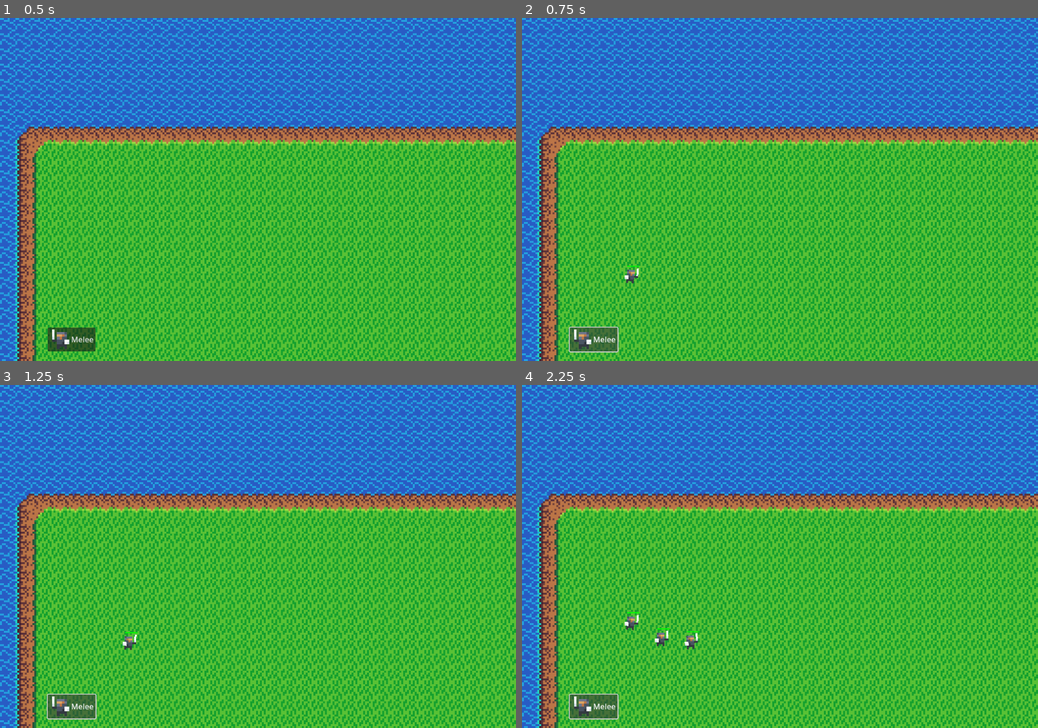
Above: before the commit, frames 1-4 (two rows, left to right).
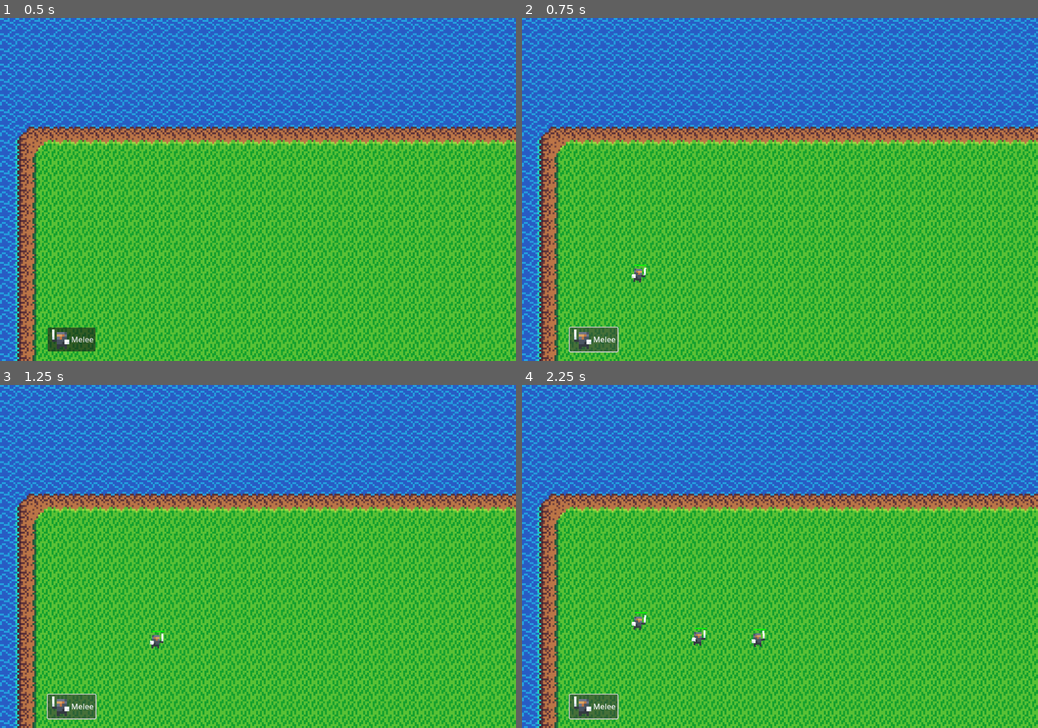
Above: after the commit, the same moments.

Repository: jeysu/pixel-wars
Game: Godot game, scene res://scenes/main.tscn
The game is run twice, just before and just after one commit, with the same random seed, the same clock (stepped at 60 frames per second) and the same inputs.
Inputs:
- Up to frame 1 (0.5 s): no input
- Up to frame 2 (0.75 s): click "Melee" at 0.5 s
- Up to frame 3 (1.25 s): no input
- Up to frame 4 (2.25 s): click "Melee" at 1.25 s; click "Melee" at 2 s

Frame 1 is identical in both runs. In frame 2, 0.1% of the frame differs, in the area x 19-25%, y 71-78%; in frame 3, 0.2%; in frame 4, 0.5%, in the area x 19-48%, y 66-78%.

Commit message:
Adjusting attack speed works now

Diff:
--- /dev/null
+++ b/scenes/base.tscn
@@ -0,0 +1,49 @@
+[gd_scene load_steps=7 format=3 uid="uid://gghqfmf5pyio"]
+
+[ext_resource type="Script" uid="uid://bw277ap6ekl5k" path="res://scripts/entity.gd" id="1_h5ip5"]
+[ext_resource type="Texture2D" uid="uid://b5xu7ce71l5cb" path="res://sprites/tileset.png" id="2_baglu"]
+
+[sub_resource type="AtlasTexture" id="AtlasTexture_t45w4"]
+atlas = ExtResource("2_baglu")
+region = Rect2(72, 0, 8, 8)
+
+[sub_resource type="RectangleShape2D" id="RectangleShape2D_4whkr"]
+size = Vector2(32, 32)
+
+[sub_resource type="StyleBoxLine" id="StyleBoxLine_gr72c"]
+color = Color(1, 0, 0, 1)
+thickness = 2
+
+[sub_resource type="StyleBoxLine" id="StyleBoxLine_m0cyi"]
+color = Color(0, 1, 0, 1)
+thickness = 2
+
+[node name="Entity" type="CharacterBody2D"]
+safe_margin = 0.5
+script = ExtResource("1_h5ip5")
+hp = 1000
+speed = 0
+attack_damage = 0
+
+[node name="Sprite2D" type="Sprite2D" parent="."]
+scale = Vector2(4, 4)
+texture = SubResource("AtlasTexture_t45w4")
+
+[node name="CollisionShape2D" type="CollisionShape2D" parent="."]
+shape = SubResource("RectangleShape2D_4whkr")
+
+[node name="Control" type="Control" parent="."]
+layout_mode = 3
+anchors_preset = 0
+offset_right = 40.0
+offset_bottom = 40.0
+
+[node name="HealthBar" type="ProgressBar" parent="Control"]
+layout_mode = 0
+offset_left = -14.0
+offset_top = -20.0
+offset_right = 14.0
+offset_bottom = -16.0
+theme_override_styles/background = SubResource("StyleBoxLine_gr72c")
+theme_override_styles/fill = SubResource("StyleBoxLine_m0cyi")
+show_percentage = false
--- a/scenes/mob.tscn
+++ b/scenes/mob.tscn
@@ -8,7 +8,7 @@
 region = Rect2(0, 8, 8, 8)
 
 [node name="Mob" groups=["mobs"] instance=ExtResource("1_4are2")]
-attack_damage = 9
+attack_speed = 2.0
 
-[node name="Sprite2D" parent="." index="0" groups=["mobs"]]
+[node name="Sprite2D" parent="." index="2" groups=["mobs"]]
 texture = SubResource("AtlasTexture_d4cuo")
--- a/scripts/attack.gd
+++ b/scripts/attack.gd
@@ -6,12 +6,14 @@
 
 var attack_time_elapsed := 0.0
 var degree_of_attack := 15
+var total_attack_duration := 0.0
 
 func setup(owner_entity):
 	entity = owner_entity
+	total_attack_duration = 1 / entity.attack_speed
 
 func update(delta):
-	if not entity:
+	if not entity or not collider:
 		return
 	# Trigger events if fighting
 	if is_fighting():
@@ -28,8 +30,8 @@
 
 func apply_attack(delta):
 	attack_time_elapsed += delta
-	if attack_time_elapsed >= 1 / entity.attack_speed:
-		take_attack(entity.attack_damage)
+	if attack_time_elapsed >= total_attack_duration:
+		collider.get_node("Attack").take_attack(entity.attack_damage)
 		attack_time_elapsed = 0
 
 func take_attack(enemy_attack_damage):
@@ -39,12 +41,17 @@
 		entity.queue_free()
 
 func play_attack_animation(delta):
-	var peak_animation := 0.9
-	var attack_time_normalized
+	var peak_animation_ratio := 0.9
+	var attack_time_normalized := 0.0
+	var time_since_peak := 0.0
+	var return_duration := 0.0
 	var flipped = -1 if entity.get_node("Sprite2D").flip_h else 1
-	if attack_time_elapsed < peak_animation / entity.attack_speed:
-		attack_time_normalized = attack_time_elapsed / peak_animation
+
+	if attack_time_elapsed < peak_animation_ratio * total_attack_duration:
+		attack_time_normalized = attack_time_elapsed / (peak_animation_ratio * total_attack_duration)
 		entity.get_node("Sprite2D").rotation_degrees = lerp(0, degree_of_attack * flipped, attack_time_normalized)
 	else:
-		attack_time_normalized = (attack_time_elapsed - peak_animation) / (1 - peak_animation)
+		time_since_peak = attack_time_elapsed - (peak_animation_ratio * total_attack_duration)
+		return_duration = (1 - peak_animation_ratio) * total_attack_duration
+		attack_time_normalized = time_since_peak / return_duration
 		entity.get_node("Sprite2D").rotation_degrees = lerp(degree_of_attack * flipped, 0, attack_time_normalized)
--- a/scripts/entity.gd
+++ b/scripts/entity.gd
@@ -1,9 +1,9 @@
 extends CharacterBody2D
 
 @export var hp := 100
-@export var speed := 5000
+@export var speed := 10000
 @export var attack_damage := 10
-@export var attack_speed := 1
+@export var attack_speed := 1.0
 
 var target = CharacterBody2D
 var opposing_entities = {}
@@ -12,7 +12,6 @@
 func _ready():
 	for child in get_children():
 		if child.is_in_group("behavior"):
-			print(child.name)
 			behaviors[child.name.to_lower()] = child
 			if behaviors[child.name.to_lower()].has_method("setup"):
 				behaviors[child.name.to_lower()].setup(self)
Binary file changed: sprites/tileset.png
Not shown, added: scenes/adventurer.tscn22111797504.tmp
Not shown, added: scenes/adventurer.tscn22343238278.tmp
